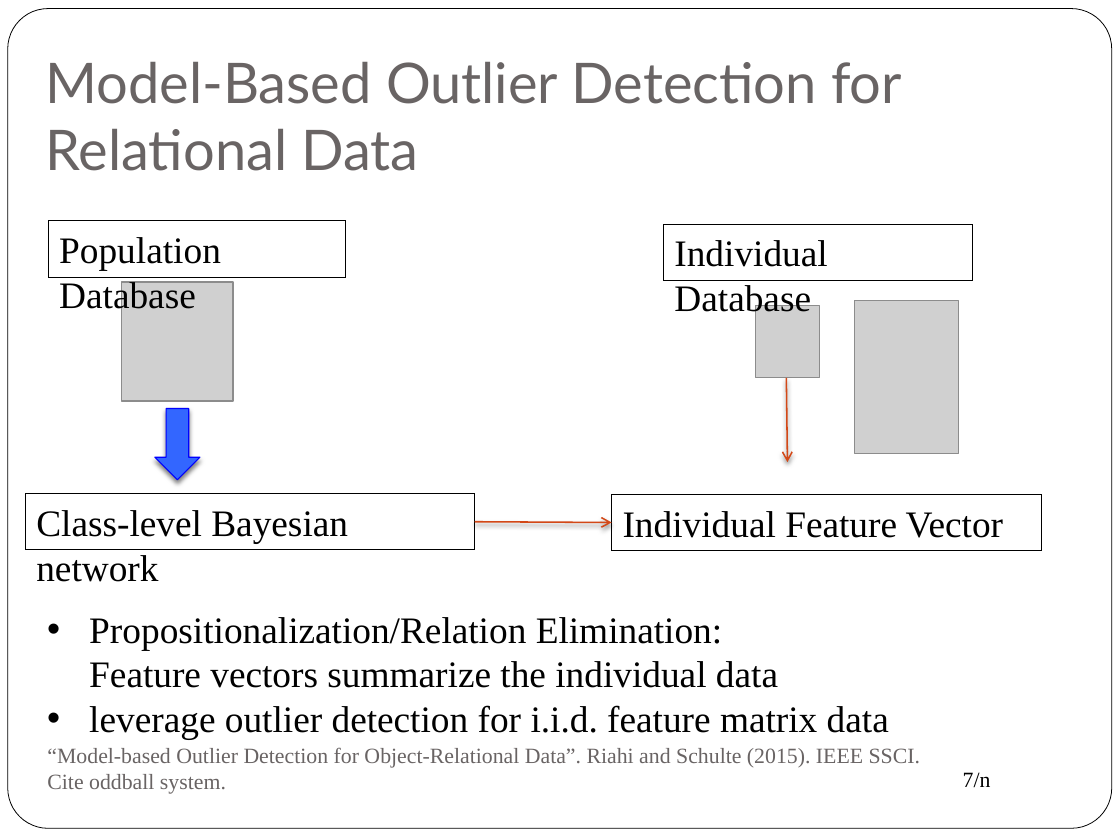
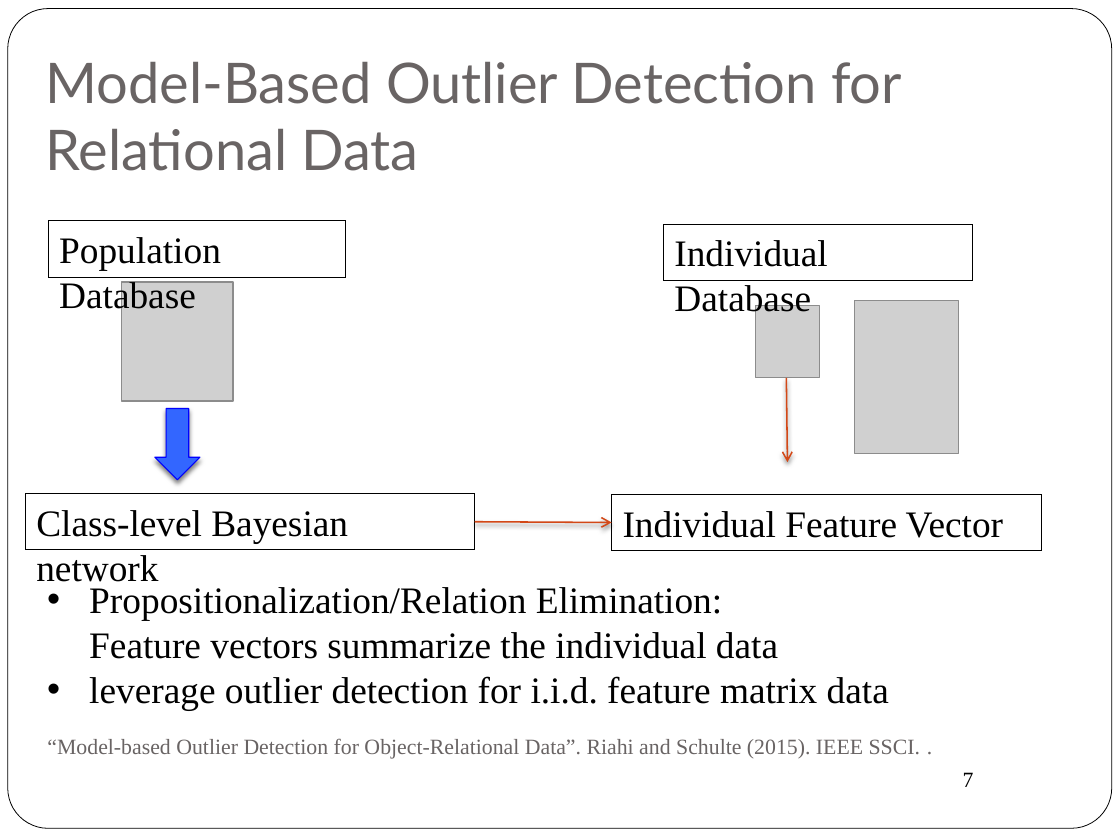
Before and after one commit to oschulte/srl-tutorial-slides, a slide deck: slide 7 of ch6-anomaly.pptx. Drawn at 1120x840 pixels with LibreOffice and Linux fonts; fonts in the diff are those of the drawing; grey boxes stand for pictures. Boxes give left, top, right and bottom in pixels: in the first picture for what was removed or moved away, otherwise in the second. Text is boxed around its words. In the diff, an @@ line names an element or a change of style, - is before the commit and + after.

```diff
--- a/ch6-anomaly.pptx
+++ b/ch6-anomaly.pptx
@@ text "Propositionalization/Relation Elimination: Feature vectors s ...": place and size @@
-text "Propositionalization/Relation Elimination: Feature vectors s ..." at box(89, 617, 889, 739)
+text "Propositionalization/Relation Elimination: Feature vectors s ..." at box(89, 587, 889, 710)
@@ text at box(47, 738, 921, 759): text changed @@
-“Model-based Outlier Detection for Object-Relational Data”. Riahi and Schulte (2015). IEEE SSCI.
-Cite oddball system.
+“Model-based Outlier Detection for Object-Relational Data”. Riahi and Schulte (2015). IEEE SSCI. .
@@ page number at box(963, 772, 974, 787): text changed @@
-7/n
+7
```
Also in this commit, not shown: 19 other slides changed, 3 slides added, 2 slides removed.
